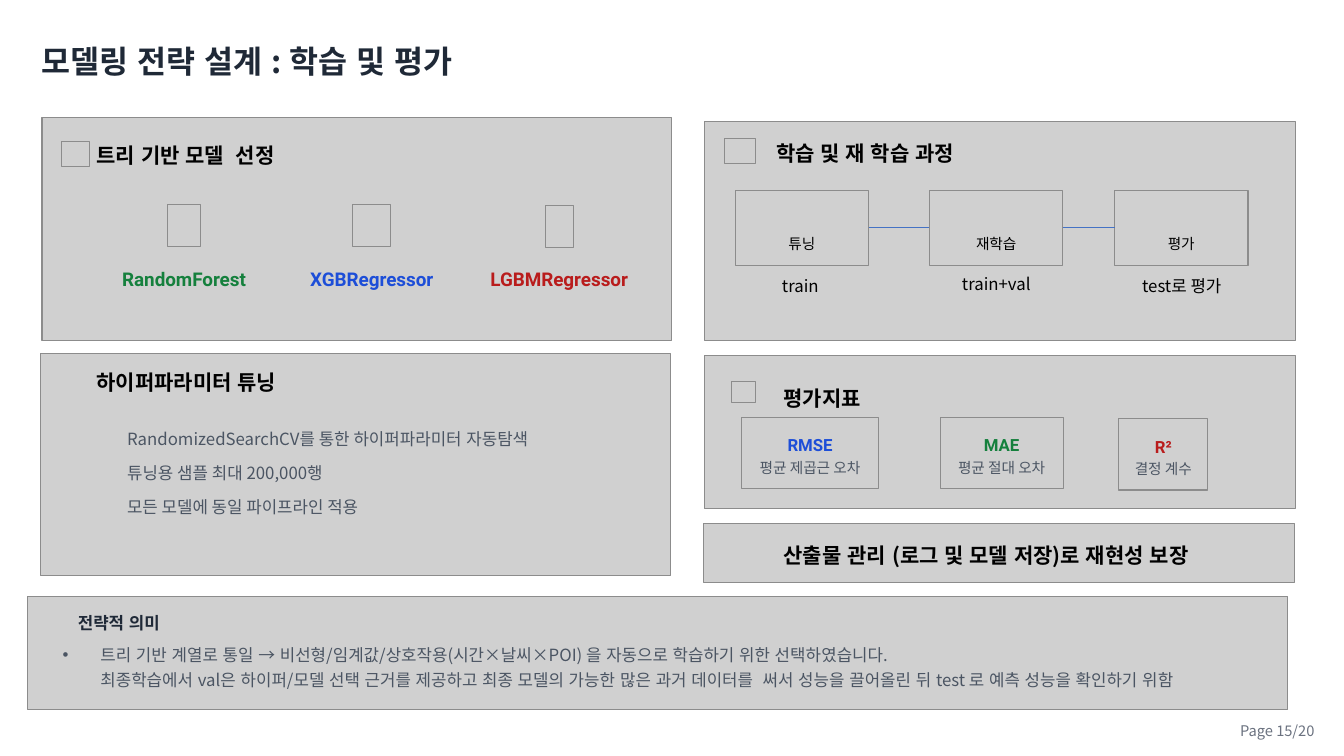
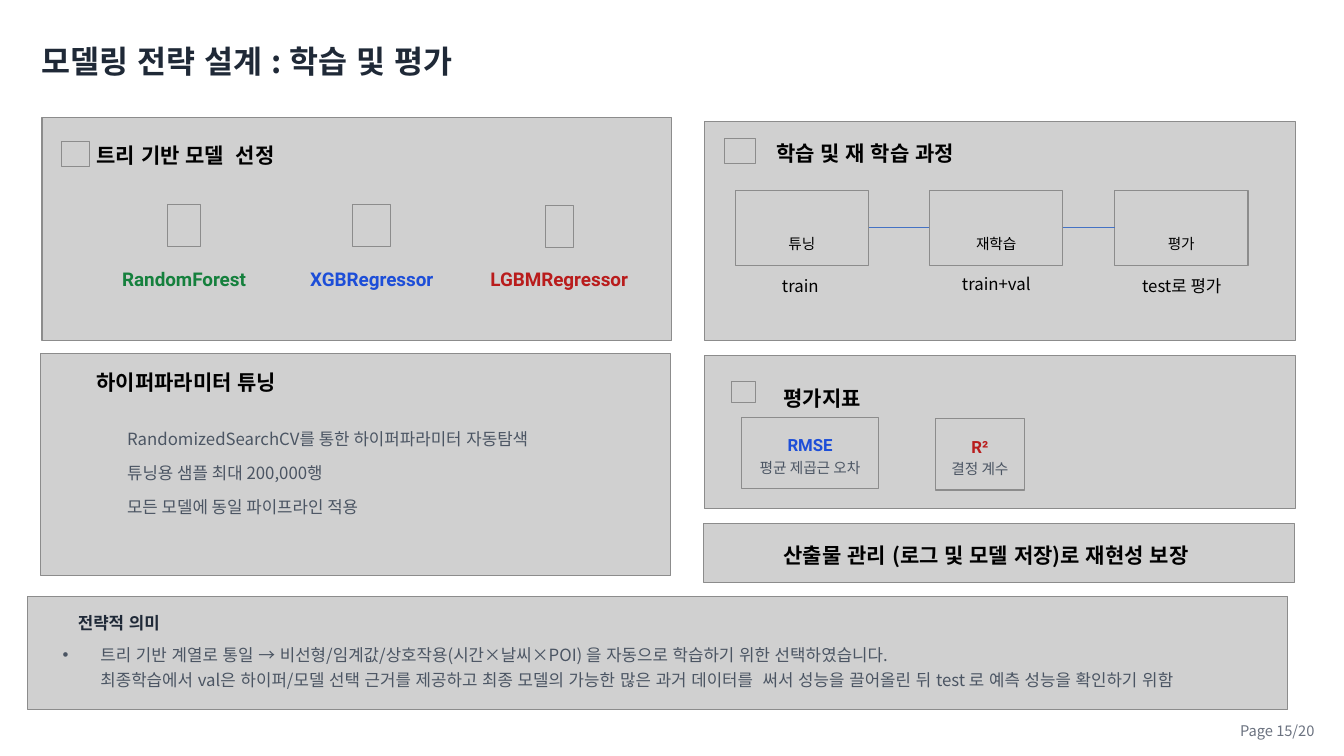
Before and after one commit to cbnu-yhjeon/PROJECT-Bicyle-Demand-Forecasting, a slide deck: slide 16 of docs/자전거 대여 수요 예측 분석 프로젝트(오픈마인드).pptx. Drawn at 1344x756 pixels with LibreOffice and Linux fonts; fonts in the diff are those of the drawing; grey boxes stand for pictures; background and template pictures are left out. Boxes give left, top, right and bottom in pixels: in the first picture for what was removed or moved away, otherwise in the second. Text is boxed around its words. In the diff, an @@ line names an element or a change of style, - is before the commit and + after.

```diff
--- a/docs/자전거 대여 수요 예측 분석 프로젝트(오픈마인드).pptx
+++ b/docs/자전거 대여 수요 예측 분석 프로젝트(오픈마인드).pptx
@@ picture removed at box(941, 417, 1064, 489) @@
@@ text removed at box(984, 439, 1020, 451) @@
-MAE
@@ 2 texts, 1 picture: place and size @@
-2 texts, 1 picture at box(1119, 418, 1208, 490)
+2 texts, 1 picture at box(936, 418, 1024, 490)
@@ text removed at box(958, 461, 1045, 474) @@
-평균 절대 오차
```
Also in this commit, not shown: 4 other slides changed, 7 slides added, 4 slides removed.
